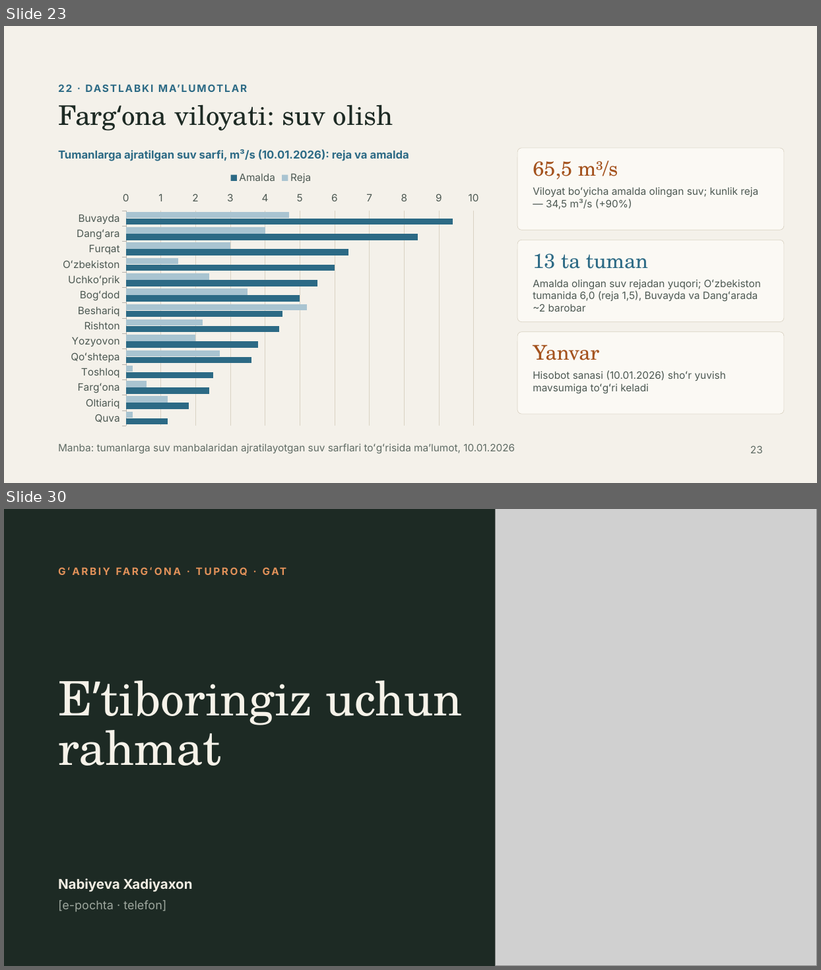
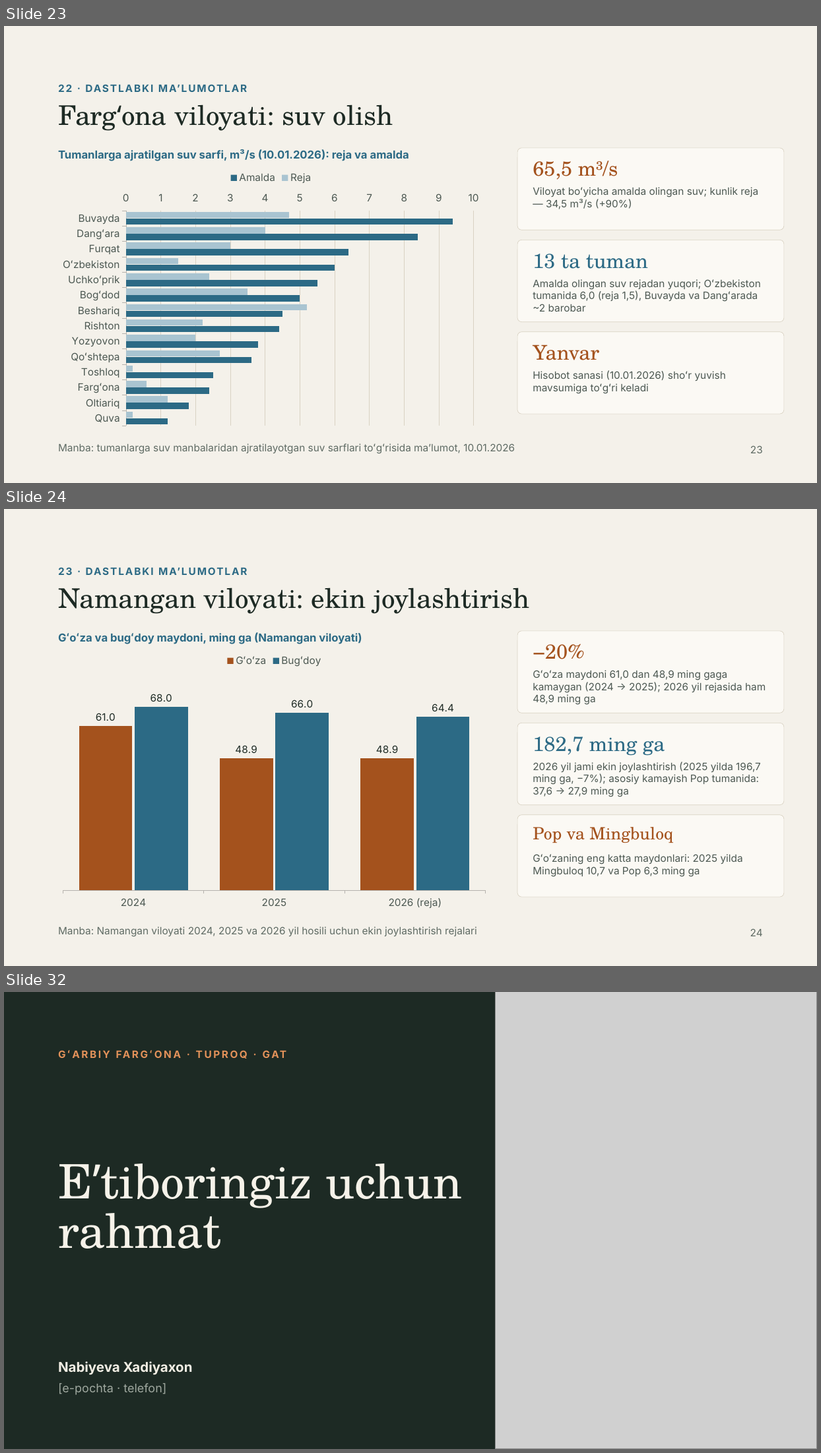
Before and after one commit to Rasuljon007/mirzohid-loyiha, a slide deck: Garbiy_Farg_ona_tuproqlari_GAT_asosida_bashoratlash.pptx. Shown one above the other, each under a label of ours: slides 23 and 30 before the commit, slides 23, 24 and 32 after it; the slides between them are not shown. The pictures are 821x970 and 821x1453 pixels, drawn with LibreOffice and Linux fonts; fonts in the diff are those of the drawing; grey boxes stand for pictures. Boxes give left, top, right and bottom in pixels: in the first picture for what was removed or moved away, otherwise in the second. Text is boxed around its words. In the diff, an @@ line names an element or a change of style, - is before the commit and + after.

```diff
--- a/Garbiy_Farg_ona_tuproqlari_GAT_asosida_bashoratlash.pptx
+++ b/Garbiy_Farg_ona_tuproqlari_GAT_asosida_bashoratlash.pptx
@@ slide 24 added at bbox=[4, 509, 817, 966], background #F4F1EA @@
@@ text added at bbox=[58, 563, 784, 579], 12 pt, text #2C6A85, bold @@
+23 · DASTLABKI MAʼLUMOTLAR
@@ title added at bbox=[58, 588, 530, 614], 32 pt, text #1D2A24 @@
+Namangan viloyati: ekin joylashtirish
@@ text added at bbox=[58, 632, 362, 644], 13 pt, text #2C6A85, bold @@
+Gʻoʻza va bugʻdoy maydoni, ming ga (Namangan viloyati)
@@ rounded rectangle added at bbox=[517, 631, 784, 714], fill #FBF9F4, outline #D9D2C3 0.5 pt @@
@@ text added at bbox=[533, 644, 585, 659], 24 pt, text #A4521D @@
+−20%
@@ column chart added at bbox=[54, 648, 494, 914] @@
+categories: 2024, 2025, 2026 (reja)
+Gʻoʻza: 61, 48.9, 48.9
+Bugʻdoy: 68, 66, 64.4
@@ text added at bbox=[533, 670, 766, 705], 12 pt, text #4C5852 @@
+Gʻoʻza maydoni 61,0 dan 48,9 ming gaga kamaygan (2024 → 2025); 2026 yil rejasida ham 48,9 ming ga
@@ rounded rectangle added at bbox=[517, 723, 784, 805], fill #FBF9F4, outline #D9D2C3 0.5 pt @@
@@ text added at bbox=[533, 737, 665, 756], 24 pt, text #2C6A85 @@
+182,7 ming ga
@@ text added at bbox=[533, 762, 761, 797], 12 pt, text #4C5852 @@
+2026 yil jami ekin joylashtirish (2025 yilda 196,7 ming ga, −7%); asosiy kamayish Pop tumanida: 37,6 → 27,9 ming ga
@@ rounded rectangle added at bbox=[517, 815, 784, 898], fill #FBF9F4, outline #D9D2C3 0.5 pt @@
@@ text added at bbox=[533, 827, 673, 844], 20 pt, text #A4521D @@
+Pop va Mingbuloq
@@ text added at bbox=[533, 854, 743, 877], 12 pt, text #4C5852 @@
+Gʻoʻzaning eng katta maydonlari: 2025 yilda Mingbuloq 10,7 va Pop 6,3 ming ga
@@ text added at bbox=[58, 927, 477, 937], 12 pt, text #5F6B64 @@
+Manba: Namangan viloyati 2024, 2025 va 2026 yil hosili uchun ekin joylashtirish rejalari
@@ text added at bbox=[750, 929, 763, 937], 12 pt, text #5F6B64 @@
+24
@@ what was slide 30 is now slide 32 @@
```
Also in this commit, not shown: 7 slides changed, 1 other slide added.
